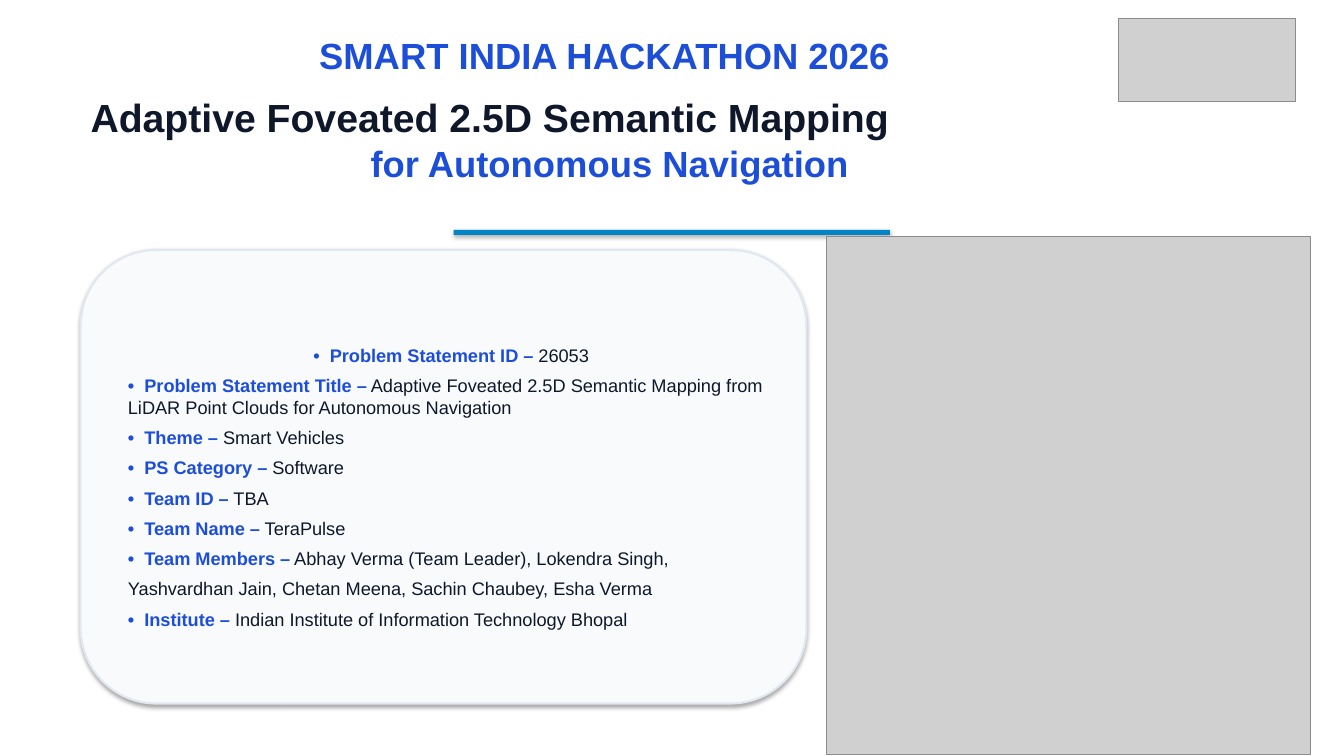
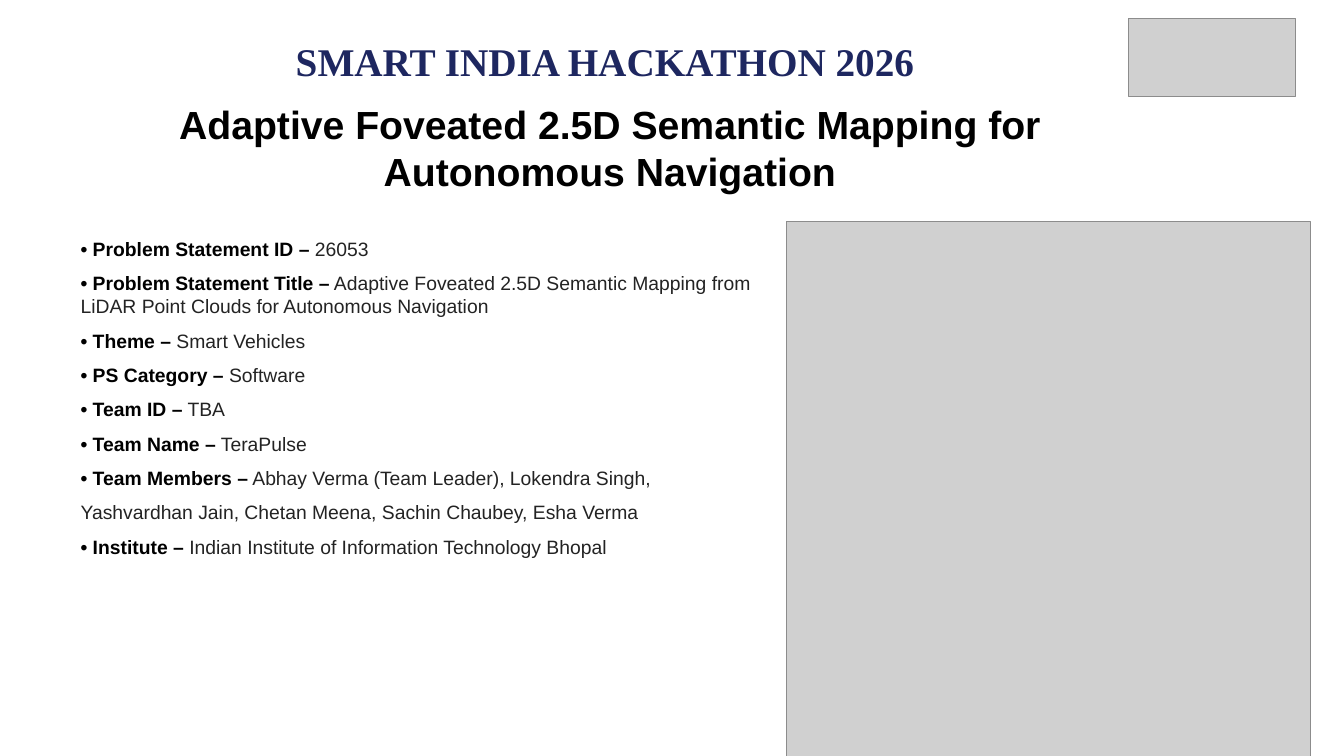
Before and after one commit to AbhayVerma628/SIh26053_Lidar, a slide deck: slide 1 of docs/SIH26053_TeraPulse_Official_Presentation.pptx. Drawn at 1344x756 pixels with LibreOffice and Linux fonts; fonts in the diff are those of the drawing; grey boxes stand for pictures. Boxes give left, top, right and bottom in pixels: in the first picture for what was removed or moved away, otherwise in the second. Text is boxed around its words. In the diff, an @@ line names an element or a change of style, - is before the commit and + after.

Commit message:
docs: finalize authentic visual SIH presentation matching original template with enlarged fonts and Member 6

```diff
--- a/docs/SIH26053_TeraPulse_Official_Presentation.pptx
+++ b/docs/SIH26053_TeraPulse_Official_Presentation.pptx
@@ picture resized from (x1=1119, y1=18, x2=1296, y2=102) to (x1=1129, y1=18, x2=1296, y2=97) @@
@@ text "SMART INDIA HACKATHON 2026" at (x1=296, y1=50, x2=914, y2=77): size 26 to 28 pt, font Arial to Times New Roman, text colour #1D4ED8 to #1E2760 @@
@@ text "Adaptive Foveated 2.5D Semantic Mapping ..." moved from (x1=91, y1=103, x2=889, y2=184) to (x1=179, y1=110, x2=1040, y2=195) @@
@@ text "Adaptive Foveated 2.5D Semantic Mapping ..." at (x1=179, y1=110, x2=1040, y2=195): size 26 to 28 pt, text colour #1D4ED8 to #000000 in "for Autonomous Navigation"; text colour #0F172A to #000000 in "Adaptive Foveated 2.5D Semantic Mapping" @@
@@ text "• Problem Statement ID – ..." moved from (x1=81, y1=250, x2=807, y2=704) to (x1=81, y1=242, x2=751, y2=558) @@
@@ text "• Problem Statement ID – ..." at (x1=81, y1=242, x2=751, y2=558): size 13 to 13.8 pt; text colour #1D4ED8 to #000000 in "• Problem Statement ID –", "• Problem Statement Title –", "• Theme –", "• PS Category –" and 4 more places; text colour #0F172A to #232323 in "26053", "Adaptive Foveated 2.5D Semantic Mapping from LiDAR ...", "Smart Vehicles", "Software" and 4 more places; alignment centre to left; more space between paragraphs; vertical alignment middle to top; fill #F8FAFC to none; outline #E2E8F0 1.5 pt to none; shadow off @@
@@ rectangle removed at (x1=454, y1=230, x2=890, y2=235) @@
@@ picture resized from (x1=827, y1=237, x2=1311, y2=754) to (x1=786, y1=222, x2=1311, y2=756) @@
```
Also in this commit, not shown: 4 other slides changed, 1 slide added, 1 slide removed, 8 other files.
